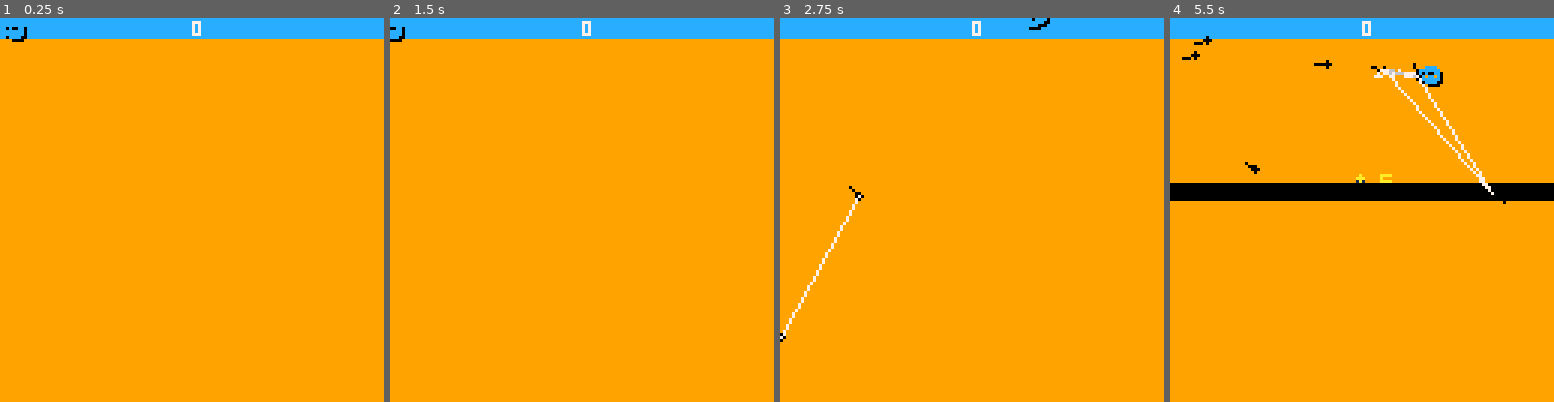
Above: before the commit, frames 1-4 (left to right).
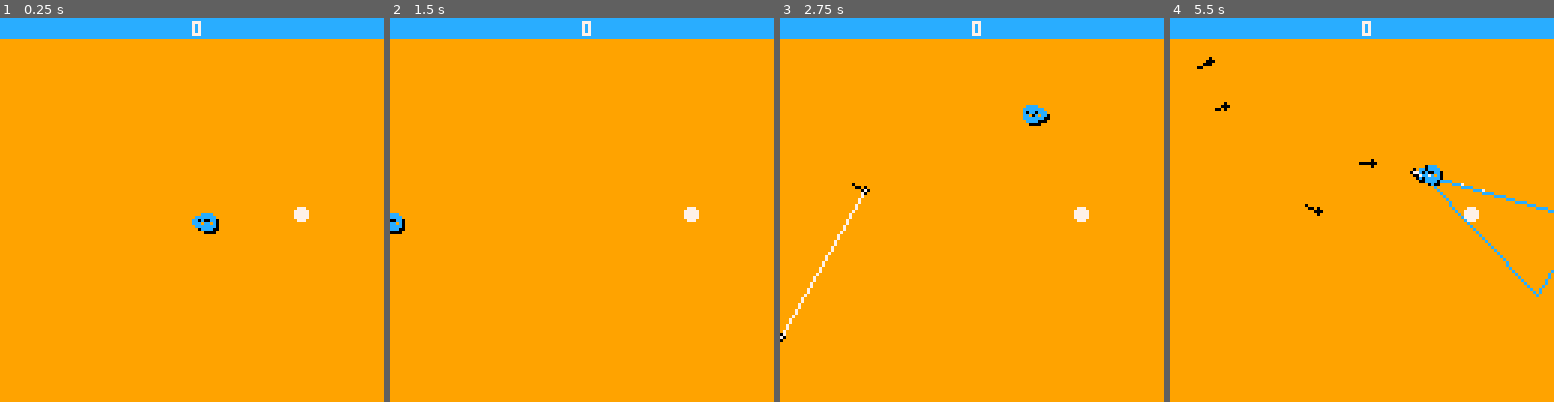
Above: after the commit, the same moments.

Repository: eguneys/pico8-jam
Game: PICO-8 cartridge alta.p8
The game is run twice, just before and just after one commit, with the same random seed, the same clock (stepped at 60 frames per second) and the same inputs.
Inputs:
- Up to frame 1 (0.25 s): no input
- Up to frame 2 (1.5 s): tap X (X key) at 0.33, 1.07 s
- Up to frame 3 (2.75 s): hold Right 1.6-2.1 s; tap X (X key) at 1.85 s; hold Up 2.15-2.42 s; hold Right from 2.47 s (still down)
- Up to frame 4 (5.5 s): tap X (X key) at 2.97, 4.08, 5.2 s; release Right at 3.03 s; hold Left 3.08-3.58 s; hold Down 3.63-3.97 s; hold Right 4.02-4.68 s; hold Up 4.73-5.03 s; hold Left from 5.08 s (still down)

The runs differ from the first frame. In frame 1, 0.5% of the frame differs, in the area x 1-81%, y 2-57%; in frame 2, 0.4%; in frame 3, 0.8%; in frame 4, 6.8%, in the area x 0-100%, y 4-73%.

Commit message:
triangles

Diff:
--- a/alta.p8
+++ b/alta.p8
@@ -14,8 +14,8 @@
  sfx_delay = 0
 
  player = {
-  x = 0,
-  y = 0,
+  x = 64,
+  y = 64,
   t_dashgrace=0,
   t_dash=0,
   itheta=0,
@@ -29,8 +29,15 @@
 
  shards = {}
 
-end
-
+ polygons = {}
+
+ food = nil
+
+ add_food()
+end
+
+
+-- {{{
 
 -- dx, dy
 ATTACKS = {
@@ -277,6 +284,7 @@
 
  if outside or homing.ref < 0 then
   del(homings, homing)
+  homing.ref = -10
  end
 
  local active = (homing.t % 300) < 100
@@ -294,7 +302,7 @@
   mult *= 2
  end
 
- local vtarget = active and v_new(player.x, player.y) or v_new(128, 128)
+ local vtarget = active and v_new(player.x, player.y) or v_new(200, 200)
  local targettheta = -v_angle(vtarget, v_new(homing.x, homing.y))
 
  homing.theta = appra(homing.theta, targettheta, 0.01 * mult)
@@ -321,8 +329,18 @@
  for h2 in all(homings) do
   if h2 ~= homing then
    if v_distance(h2, homing) < 4 then
-    del(homings, h2)
-    del(homings, homing)
+
+    if (h2.ref <= 0) then
+     del(homings, h2)
+     break
+    end
+    if (homing.ref <= 0) then
+     del(homings, homing)
+     break
+    end
+
+    homing.daccel *= 3
+    homing.theta += 0.5
    end
   end
  end
@@ -471,6 +489,77 @@
 
 end
 
+-->8
+--  }}}
+
+function add_polygon()
+
+  local li = rnd(lines)
+
+  if li == nil then return end
+
+  li.p1.ref += 1
+  li.p2.ref += 1
+
+
+  local po = {
+   p1=li.p1,
+   p2=li.p2,
+   p3=nil
+  }
+
+
+  add(polygons, po)
+
+end
+
+function update_polygon(po)
+
+
+ local theta = v_angle(po.p1, po.p2) + 0.2
+
+ local p3 = v_add(po.p1, v_new(cos(theta) * 30,
+ sin(theta) * 30))
+
+ po.p3 = p3
+
+
+ if is_outside(po.p1) and is_outside(po.p2) then
+  del(polygons, po)
+ end
+
+end
+
+function draw_polygon(po)
+
+ if po.p3 == nil then
+  return
+ end
+
+
+ line(po.p1.x, po.p1.y, po.p2.x, po.p2.y, 12)
+ line(po.p2.x, po.p2.y, po.p3.x, po.p3.y)
+ line(po.p3.x, po.p3.y, po.p1.x, po.p1.y)
+end
+
+-- {{{ junk
+function add_food()
+ food = { x = 10 + rnd(110), y = 10 + rnd(110) }
+end
+
+function update_food()
+ if food == nil then return end
+end
+
+function draw_food()
+ if food == nil then return end
+
+ circfill(food.x, food.y, 2)
+
+end
+
+-- }}}
+
 function _update()
 
  update_sfx()
@@ -478,14 +567,16 @@
   add_homing(0, 0)
  elseif rnd() < 0.05 then
   add_homing(0, rnd(128))
- end
-
+ elseif rnd() < 0.02 then
+   add_polygon()
+ end
 
  if rnd() < 0.1 then
   add_line()
  end
 
  update_player()
+ update_food()
 
  for hom in all(homings) do
   update_homing(hom)
@@ -499,6 +590,10 @@
   update_shard(sh)
  end
 
+ for po in all(polygons) do
+  update_polygon(po)
+ end
+
  update_score()
 
 end
@@ -511,6 +606,7 @@
 
  draw_score()
 
+ draw_food()
  draw_player()
 
  for edge in all(edges) do
@@ -528,6 +624,11 @@
  for sh in all(shards) do
   draw_shard(sh)
  end
+
+ for po in all(polygons) do
+  draw_polygon(po)
+ end
+
 
  print(dbg, 0)
 end
@@ -584,6 +685,11 @@
  return t >= 0 and t <= 1.0 and u >= 0 and u <= 1.0
 
 
+end
+
+function v_appr(v1, v2, by)
+ return v_new(appr(v1.x, v2.x, by),
+ appr(v1.y, v2.y, by))
 end
 
 -->8
Not shown, changed: alta.md
